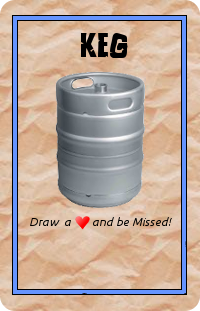
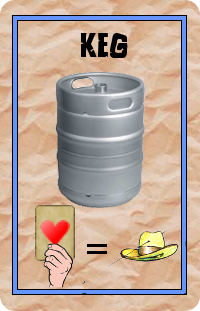
Revision of a layered w=200, h=311 image; what changed, layer by layer:
added layer "hand.jpe" above "heart.xcf" over [43, 243, 74, 288]
painted on "heart.xcf" over [40, 216, 90, 248]
added layer "small_card.xcf" above "=" over [35, 205, 75, 261]
added layer "=" above "miss.xcf" over [87, 244, 107, 254]
renamed "Draw a and be Missed!" to "miss.xcf", painted on it over [30, 217, 182, 284]
moved "keg.jpe" above "Keg" over [55, 205, 75, 209]
